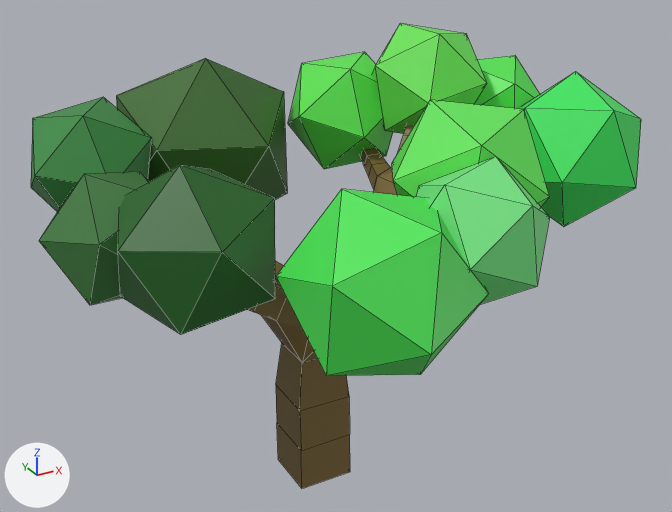
One commit to the Blender file Serra Negra/Assets/Resources/3D Objects/Models/arvore1.blend: the scene before it, then after it.
Rendered twice from a 50 mm lens placed at (-8.09, -15.77, 13.02), pointed at (0.78, 0.35, 4.96). Lighting does not change. The marker at lower left points along +X, +Y and +Z. Mesh edges are drawn as thin lines.
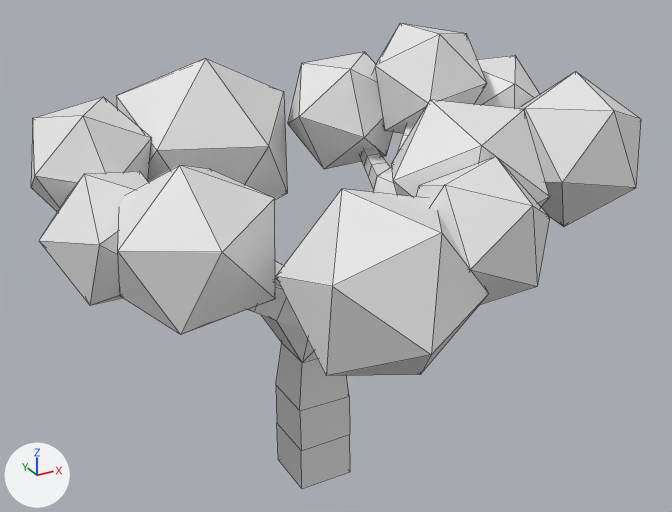
Boxes (x1, y1, x2, y2) around the edits, measured in the pictures (672 x 512 px):
'Icosphere.007', recoloured (green to white)
    both: (276, 189, 489, 376)
'Icosphere.011', recoloured (green to white)
    both: (118, 165, 275, 335)
'Icosphere.010', recoloured (green to white)
    both: (116, 58, 287, 200)
'Icosphere.001', recoloured (green to white)
    both: (519, 72, 641, 227)
'Cube', recoloured (brown to white)
    both: (247, 125, 414, 488)
'Icosphere.006', recoloured (green to white)
    both: (416, 157, 549, 304)
'Icosphere.002', recoloured (green to white)
    both: (392, 100, 549, 207)
'Icosphere.005', recoloured (green to white)
    both: (288, 52, 393, 169)
'Icosphere.009', recoloured (green to white)
    both: (31, 97, 152, 212)
'Icosphere.004', recoloured (green to white)
    both: (372, 23, 487, 134)
'Icosphere.008', recoloured (green to white)
    both: (39, 171, 149, 305)
'Icosphere', recoloured (green to white)
    both: (475, 56, 540, 109)

The change, as a diff of the scene's bpy script:
```diff
--- a/Serra Negra/Assets/Resources/3D Objects/Models/arvore1.blend.py
+++ b/Serra Negra/Assets/Resources/3D Objects/Models/arvore1.blend.py
@@ mat_material @@
 mat_material = principled_material('Material')
-mat_material.base_color = (0.202, 0.133, 0.0366)  # brown #7c6636
+mat_material.base_color = (0.8, 0.8, 0.8)  # white #e7e7e7
@@ me_icosphere @@
 me_icosphere.from_pydata(...)  # 12 vertices, 20 faces; spans x -0.89..0.89, y -0.85..0.85, z -1.0..1.0
-me_icosphere.materials.append(mat_material_002)  # green #55e751
@@ me_icosphere_001 @@
 me_icosphere_001.from_pydata(...)  # 12 vertices, 20 faces; spans x -0.89..0.89, y -0.85..0.85, z -1.0..1.0
-me_icosphere_001.materials.append(mat_material_003)  # green #3de75f
@@ me_icosphere_002 @@
 me_icosphere_002.from_pydata(...)  # 12 vertices, 20 faces; spans x -0.89..0.89, y -0.85..0.85, z -1.0..1.0
-me_icosphere_002.materials.append(mat_material_004)  # green #64e75b
@@ me_icosphere_004 @@
 me_icosphere_004.from_pydata(...)  # 12 vertices, 20 faces; spans x -0.89..0.89, y -0.85..0.85, z -1.0..1.0
-me_icosphere_004.materials.append(mat_material_005)  # green #6be756
@@ me_icosphere_005 @@
 me_icosphere_005.from_pydata(...)  # 12 vertices, 20 faces; spans x -0.89..0.89, y -0.85..0.85, z -1.0..1.0
-me_icosphere_005.materials.append(mat_material_006)  # green #5be74e
@@ me_icosphere_006 @@
 me_icosphere_006.from_pydata(...)  # 12 vertices, 20 faces; spans x -0.89..0.89, y -0.85..0.85, z -1.0..1.0
-me_icosphere_006.materials.append(mat_material_007)  # green #77e784
@@ me_icosphere_007 @@
 me_icosphere_007.from_pydata(...)  # 12 vertices, 20 faces; spans x -0.89..0.89, y -0.85..0.85, z -1.0..1.0
-me_icosphere_007.materials.append(mat_material_001)  # green #4ce755
@@ me_icosphere_008 @@
 me_icosphere_008.from_pydata(...)  # 12 vertices, 20 faces; spans x -0.89..0.89, y -0.85..0.85, z -1.0..1.0
-me_icosphere_008.materials.append(mat_material_008)  # dark green #3d793b
@@ me_icosphere_009 @@
 me_icosphere_009.from_pydata(...)  # 12 vertices, 20 faces; spans x -0.89..0.89, y -0.85..0.85, z -1.0..1.0
-me_icosphere_009.materials.append(mat_material_009)  # green #388d42
@@ me_icosphere_010 @@
 me_icosphere_010.from_pydata(...)  # 12 vertices, 20 faces; spans x -0.89..0.89, y -0.85..0.85, z -1.0..1.0
-me_icosphere_010.materials.append(mat_material_010)  # dark green #3a6b2a
@@ me_icosphere_011 @@
 me_icosphere_011.from_pydata(...)  # 12 vertices, 20 faces; spans x -0.89..0.89, y -0.85..0.85, z -1.0..1.0
-me_icosphere_011.materials.append(mat_material_011)  # dark green #246424
```
